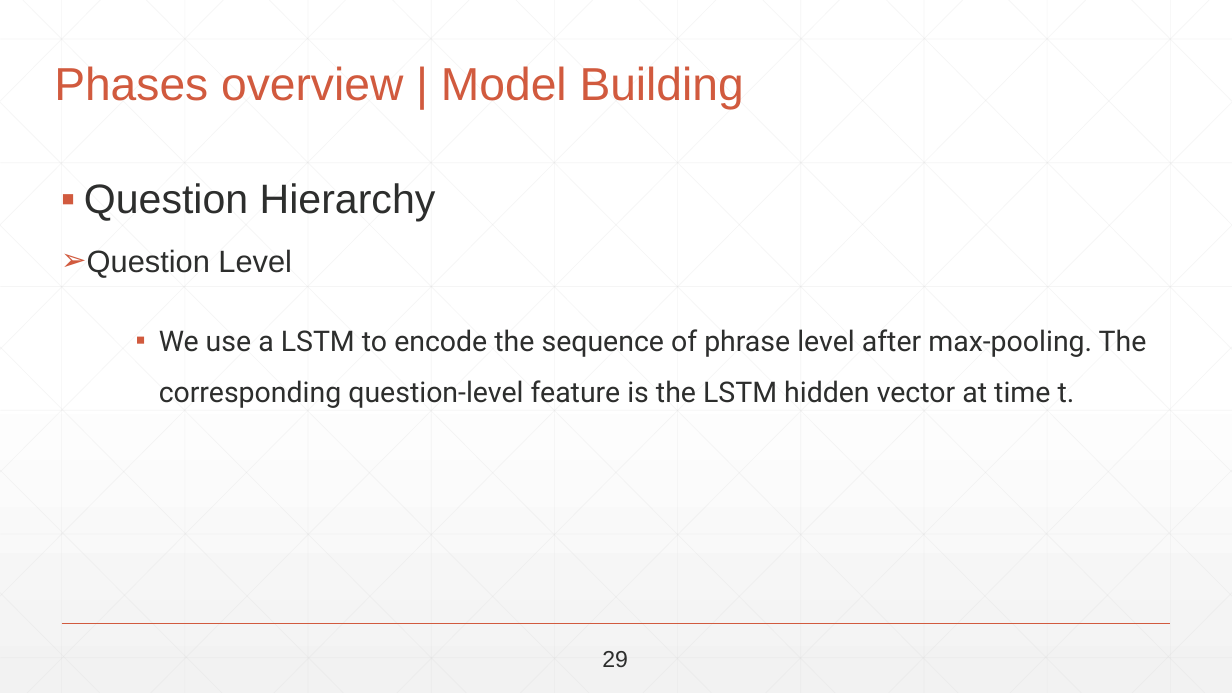
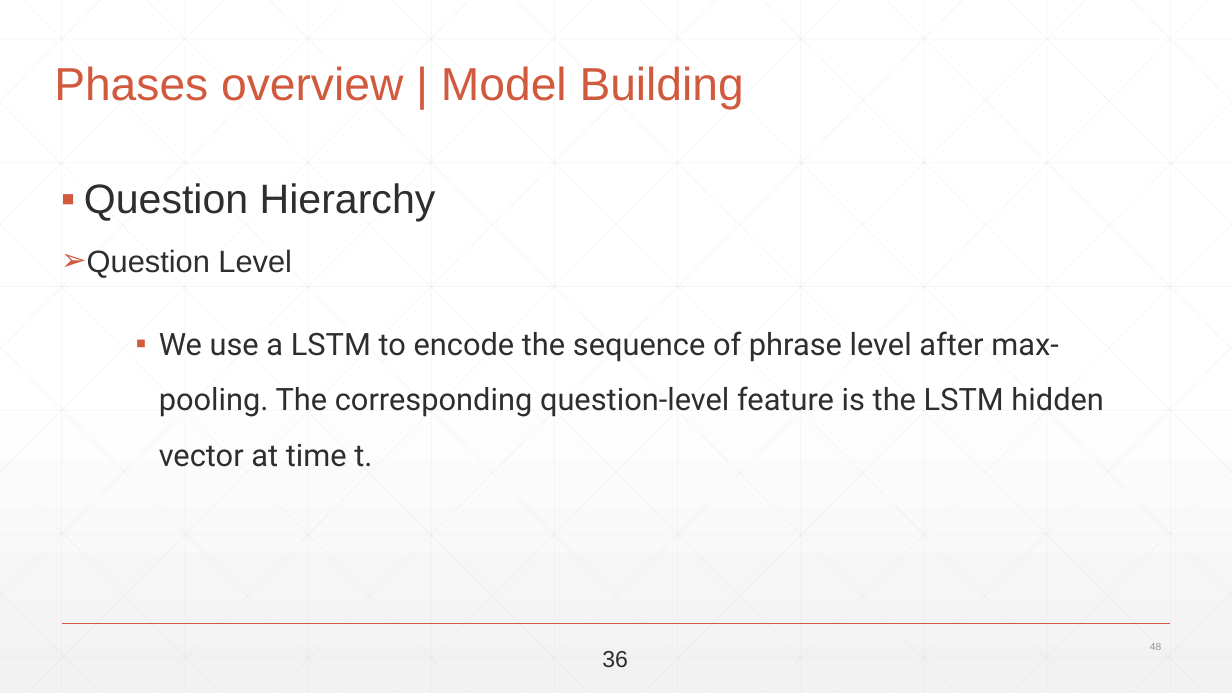
Before and after one commit to abdallahshaaban/Visual-Question-Answering, a slide deck: slide 48 of Third Seminar/Visual-QA-Third-Seminar-2017.pptx. Drawn at 1232x693 pixels with LibreOffice and Linux fonts; fonts in the diff are those of the drawing. Boxes give left, top, right and bottom in pixels: in the first picture for what was removed or moved away, otherwise in the second. Text is boxed around its words. In the diff, an @@ line names an element or a change of style, - is before the commit and + after.

```diff
--- a/Third Seminar/Visual-QA-Third-Seminar-2017.pptx
+++ b/Third Seminar/Visual-QA-Third-Seminar-2017.pptx
@@ text "We use a LSTM to ..." at <box>159,331,1103,467</box>: size 22.2 to 24 pt @@
@@ text at <box>602,651,628,667</box>: text changed @@
-29
+36
@@ page number added at <box>1150,643,1161,650</box>, 8 pt, text #959795 @@
+48
```
Also in this commit, not shown: 78 other slides changed, 1 slide added, 2 other files.
